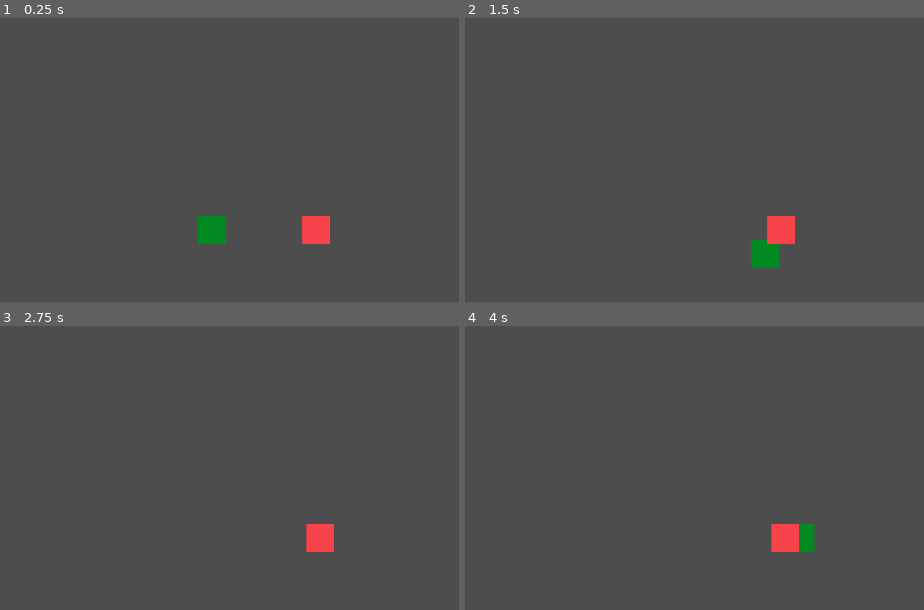
Above: before the commit, frames 1-4 (two rows, left to right).
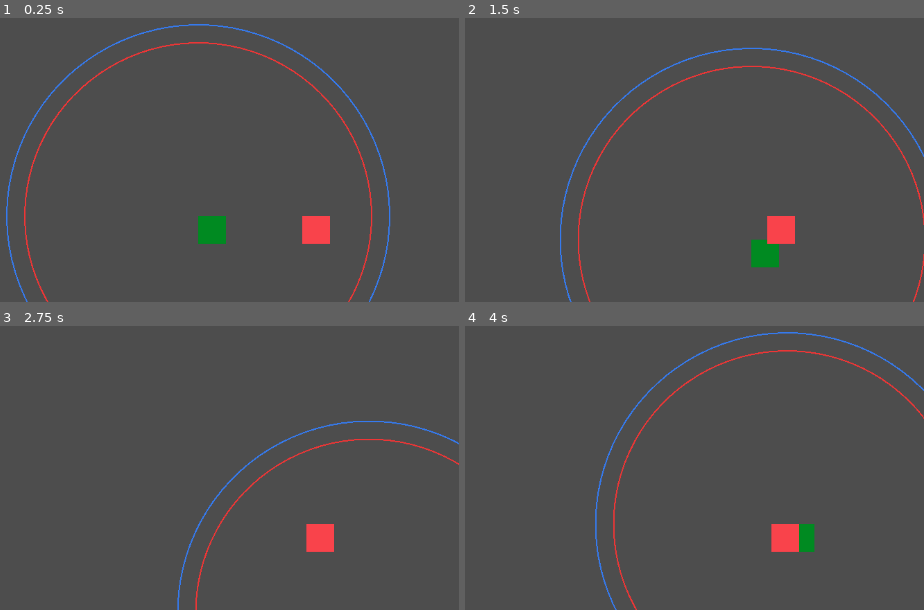
Above: after the commit, the same moments.

Repository: YungQuis290/a-true-story
Game: Godot game, scene res://scenes/prototypes/PrototypeCombat.tscn
The game is run twice, just before and just after one commit, with the same random seed, the same clock (stepped at 60 frames per second) and the same inputs. The project has no main scene, so this scene is started directly.
Inputs:
- Up to frame 1 (0.25 s): no input
- Up to frame 2 (1.5 s): tap Enter (ui_accept) at 0.5, 0.77 s; hold Right (ui_right) 0.53-1.28 s; hold Shift 0.53-1.28 s; hold Down (ui_down) from 1.28 s (still down); tap Shift at 1.35 s
- Up to frame 3 (2.75 s): tap Enter (ui_accept) at 1.52 s; release Down (ui_down) at 2.03 s; hold Right (ui_right) from 2.03 s (still down); hold Shift from 2.03 s (still down)
- Up to frame 4 (4 s): release Right (ui_right) at 2.78 s; release Shift at 2.78 s; hold Up (ui_up) 2.78-3.53 s; tap Shift at 2.85 s; tap Enter (ui_accept) at 3.02, 3.77 s; hold Left (ui_left) from 3.53 s (still down); hold Shift from 3.53 s (still down)

The runs differ from the first frame. In frame 1, 2.2% of the frame differs, in the area x 1-86%, y 2-100%; in frame 2, 1.8%; in frame 3, 1.1%; in frame 4, 1.6%.

Commit message:
Add player sensor rings

Diff:
--- a/scenes/prototypes/PrototypeCombat.tscn
+++ b/scenes/prototypes/PrototypeCombat.tscn
@@ -2,6 +2,7 @@
 
 [ext_resource type="Script" uid="uid://dv1iwrgt5xp1m" path="res://scripts/combat/PrototypeCombatController.gd" id="1_o67o4"]
 [ext_resource type="Script" uid="uid://ljrdl05kxbxf" path="res://scripts/combat/CombatActor.gd" id="1_scra0"]
+[ext_resource type="Script" uid="uid://dunjb1myiw58r" path="res://scripts/combat/SensorRings.gd" id="3_65v4s"]
 
 [sub_resource type="RectangleShape2D" id="RectangleShape2D_scra0"]
 
@@ -21,6 +22,9 @@
 offset_bottom = 40.0
 color = Color(0, 0.5420193, 0.12864122, 1)
 
+[node name="SensorRings" type="Node2D" parent="Player" unique_id=2052013662]
+script = ExtResource("3_65v4s")
+
 [node name="TestNPC" type="CharacterBody2D" parent="." unique_id=1434331846]
 position = Vector2(350, 200)
 script = ExtResource("1_scra0")
--- a/scripts/combat/SensorRings.gd
+++ b/scripts/combat/SensorRings.gd
@@ -0,0 +1,55 @@
+extends Node2D
+class_name SensorRings
+
+# The actor this ring belongs to.
+# We will grab the parent because SensorRings will sit under Player.
+@onready var actor: CombatActor = get_parent() as CombatActor
+
+func _ready() -> void:
+	# Tell Godot to draw this node.
+	queue_redraw()
+
+func _process(delta: float) -> void:
+	# Redraw every frame so the rings update if stats change.
+	queue_redraw()
+
+func _draw() -> void:
+	if actor == null:
+		return
+
+	# Perception ring:
+	# This represents how far the character can sense danger.
+	var perception_radius: float = CombatMath.perception_radius(
+		actor.insight,
+		actor.calm
+	)
+
+	# Speed/reach ring:
+	# This represents how far the character can threaten or reach quickly.
+	var speed_reach_radius: float = CombatMath.speed_reach_radius(
+		actor.move_speed,
+		actor.weapon_reach,
+		40.0
+	)
+
+	# Draw perception ring in blue.
+	draw_arc(
+		Vector2.ZERO,
+		perception_radius,
+		0.0,
+		TAU,
+		96,
+		Color(0.2, 0.5, 1.0, 0.9),
+		2.0
+	)
+
+	# Draw speed/reach ring in red.
+	draw_arc(
+		Vector2.ZERO,
+		speed_reach_radius,
+		0.0,
+		TAU,
+		96,
+		Color(1.0, 0.2, 0.2, 0.9),
+		2.0
+	)
